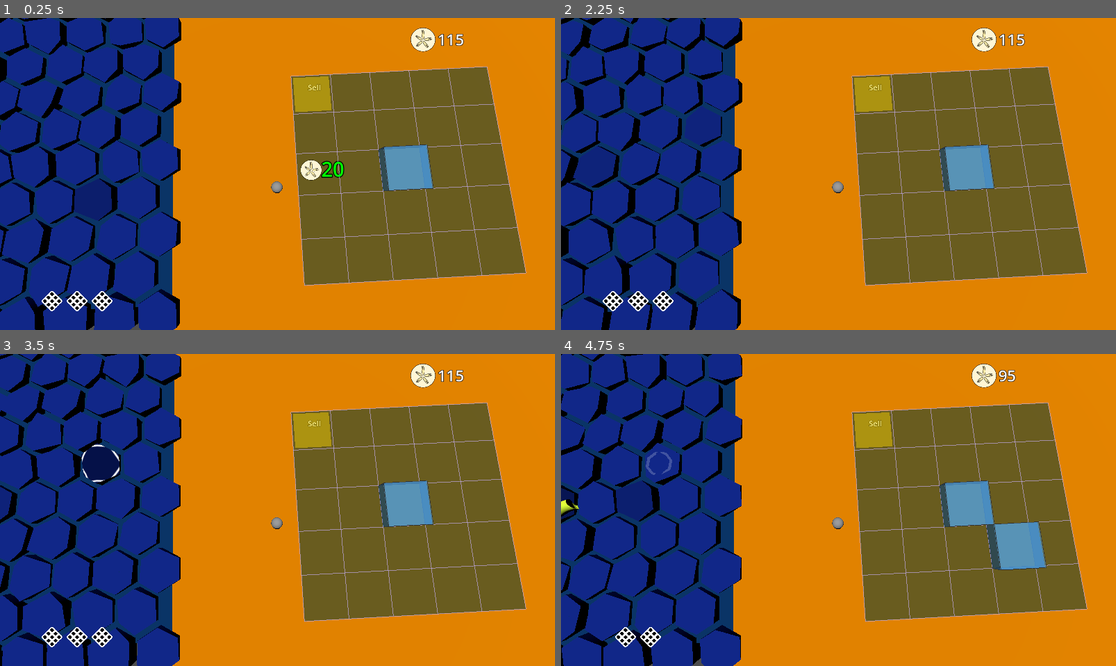
Above: before the commit, frames 1-4 (two rows, left to right).
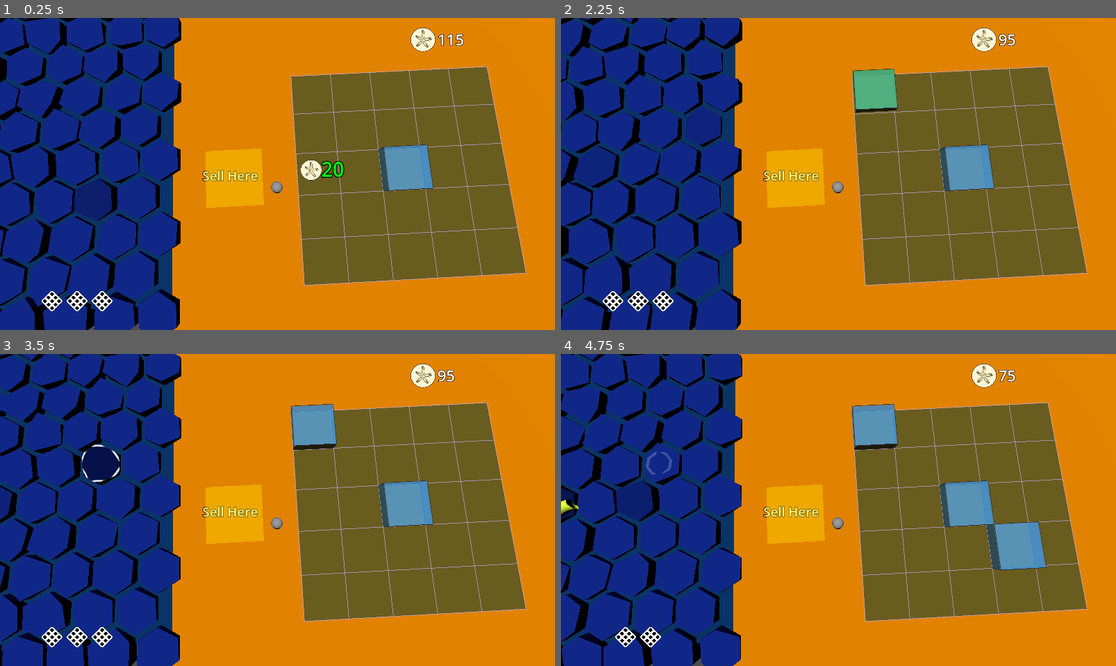
Above: after the commit, the same moments.

Repository: BinRoot/ludum-dare-58
Game: Godot game, scene res://Scenes/world.tscn
Two runs of this game, one before a commit and one after it. Both use one fixed random seed, a clock stepped at 60 frames per second and the inputs below.
Inputs (mouse positions are in pixels of both pictures, inside the frame that each line leads up to):
- Up to frame 1 (0.25 s): no input
- Up to frame 2 (2.25 s): move the mouse to (960, 158) at 0.52 s; click (960, 158) at 0.67 s; drag from (727, 189) to (810, 236) at 1.27 s; move the mouse to (894, 105) at 2.02 s; click (894, 105) at 2.17 s
- Up to frame 3 (3.5 s): drag from (249, 572) to (111, 463) at 2.77 s
- Up to frame 4 (4.75 s): move the mouse to (1005, 556) at 3.52 s; click (1005, 556) at 3.67 s; drag from (672, 463) to (755, 432) at 4.27 s

The runs differ from the first frame. In frame 1, 2.6% of the frame differs, in the area x 36-60%, y 18-61%; in frame 2, 3.0%; in frame 3, 3.1%, in the area x 36-84%, y 5-61%; in frame 4, 3.0%.

Commit message:
moved selling to outside the grid

Diff:
--- a/Scenes/fish_tank.gd
+++ b/Scenes/fish_tank.gd
@@ -387,9 +387,23 @@
 	if is_dragging:
 		is_dragging = false
 
+		print("=== END DRAG at position: ", global_position, " ===")
+
+		# Check if dropped over sell zone BEFORE snapping to grid
+		var over_sell_1 = _is_over_sell_tile()
+		var over_sell_2 = _is_mouse_over_sell_zone()
+		print("_is_over_sell_tile() = ", over_sell_1)
+		print("_is_mouse_over_sell_zone() = ", over_sell_2)
+
+		if over_sell_1 or over_sell_2:
+			print("SELLING TANK!")
+			_sell_this_tank()
+			return
+
 		# Store previous position in case we need to revert
 		var prev_row = row
 		var prev_col = col
+
 
 		# Snap to grid
 		_snap_to_grid()
@@ -404,12 +418,8 @@
 
 		_update_hover_effect()
 
-		# If dropped over sell tile, execute sale
-		if _is_over_sell_tile():
-			_sell_this_tank()
-		else:
-			# Update combine buttons after moving
-			_update_all_tanks_combine_buttons()
+		# Update combine buttons after moving
+		_update_all_tanks_combine_buttons()
 
 func _process(_delta):
 	if is_dragging:
@@ -442,7 +452,7 @@
 	material.albedo_color = Color(0.3, 1.0, 0.3, 0.4)
 
 	# If hovering over sell tile, show price preview
-	if _is_over_sell_tile():
+	if _is_over_sell_tile() or _is_mouse_over_sell_zone():
 		_show_sell_preview()
 	else:
 		_hide_sell_preview()
@@ -490,11 +500,106 @@
 	row = int((local_pos.z - (height * cell_size / 2.0)) / cell_size)
 
 func _is_over_sell_tile() -> bool:
-	# Determine if current bounds overlap the configured sell tile cell
-	var sell_row: int = Global.sell_tile_row
-	var sell_col: int = Global.sell_tile_col
-	var bounds: Dictionary = get_grid_bounds()
-	return sell_row >= bounds.row and sell_row < bounds.row + bounds.height and sell_col >= bounds.col and sell_col < bounds.col + bounds.width
+	# Check if tank overlaps with the sell zone (which is now outside the grid)
+	var grid_visualizer: Node = _get_grid_visualizer()
+	if not grid_visualizer:
+		print("[SellCheck] GridVisualizer not found!")
+		return false
+	if not grid_visualizer.has_method("get_sell_zone_bounds"):
+		print("[SellCheck] GridVisualizer doesn't have get_sell_zone_bounds method!")
+		return false
+
+	var sell_bounds: Dictionary = grid_visualizer.get_sell_zone_bounds()
+	if sell_bounds.is_empty():
+		print("[SellCheck] sell_bounds is empty!")
+		return false
+	if not sell_bounds.has("position") or not sell_bounds.has("size"):
+		print("[SellCheck] sell_bounds missing position or size!")
+		return false
+
+	var sell_pos := sell_bounds["position"] as Vector3
+	var sell_size := sell_bounds["size"] as Vector3
+
+	# Calculate tank bounds in world space
+	var tank_pos: Vector3 = global_position
+	var tank_half_width: float = (width * cell_size) / 2.0
+	var tank_half_height: float = (height * cell_size) / 2.0
+
+	# Axis-aligned rectangle overlap in X/Z (AABB vs AABB) with a margin
+	var margin: float = cell_size * 0.2
+
+	var tank_left: float = tank_pos.x - tank_half_width - margin
+	var tank_right: float = tank_pos.x + tank_half_width + margin
+	var tank_top: float = tank_pos.z - tank_half_height - margin
+	var tank_bottom: float = tank_pos.z + tank_half_height + margin
+
+	var zone_half_x: float = sell_size.x * 0.5
+	var zone_half_z: float = sell_size.z * 0.5
+	var zone_left: float = sell_pos.x - zone_half_x
+	var zone_right: float = sell_pos.x + zone_half_x
+	var zone_top: float = sell_pos.z - zone_half_z
+	var zone_bottom: float = sell_pos.z + zone_half_z
+
+	var separated: bool = tank_left > zone_right or tank_right < zone_left or tank_top > zone_bottom or tank_bottom < zone_top
+	var over: bool = not separated
+	print("[SellCheck] tank[", tank_left, ",", tank_right, "] x [", tank_top, ",", tank_bottom, "] vs zone[", zone_left, ",", zone_right, "] x [", zone_top, ",", zone_bottom, "] => ", over)
+	return over
+
+func _get_grid_visualizer() -> Node:
+	# Find the grid visualizer in the scene with robust fallbacks
+	var world: Node = get_parent()
+	if world:
+		var gv := world.get_node_or_null("GridVisualizer")
+		if gv:
+			return gv
+		# Deep search under world
+		var found := world.find_child("GridVisualizer", true, false)
+		if found:
+			return found
+	# Last resort: search from scene tree root
+	var root := get_tree().root
+	if root:
+		var found_root := root.find_child("GridVisualizer", true, false)
+		if found_root:
+			return found_root
+	return null
+
+# Additional sell zone check using the mouse pointer projected onto ground plane
+func _is_mouse_over_sell_zone() -> bool:
+	var grid_visualizer: Node = _get_grid_visualizer()
+	if not grid_visualizer or not grid_visualizer.has_method("get_sell_zone_bounds"):
+		return false
+
+	var sell_bounds: Dictionary = grid_visualizer.get_sell_zone_bounds()
+	if sell_bounds.is_empty():
+		return false
+	if not sell_bounds.has("position") or not sell_bounds.has("size"):
+		return false
+
+	var sell_pos := sell_bounds["position"] as Vector3
+	var sell_size := sell_bounds["size"] as Vector3
+
+	var camera := get_viewport().get_camera_3d()
+	if not camera:
+		return false
+
+	var mouse_pos: Vector2 = get_viewport().get_mouse_position()
+	var ray_origin: Vector3 = camera.project_ray_origin(mouse_pos)
+	var ray_dir: Vector3 = camera.project_ray_normal(mouse_pos)
+	# Intersect with a plane at the sell zone's Y level for better accuracy
+	var plane := Plane(Vector3.UP, -sell_pos.y)
+	var hit: Variant = plane.intersects_ray(ray_origin, ray_dir)
+	if not hit:
+		return false
+
+	var point: Vector3 = hit
+
+	var zone_half_x: float = sell_size.x * 0.5
+	var zone_half_z: float = sell_size.z * 0.5
+	var in_x: bool = point.x >= (sell_pos.x - zone_half_x) and point.x <= (sell_pos.x + zone_half_x)
+	var in_z: bool = point.z >= (sell_pos.z - zone_half_z) and point.z <= (sell_pos.z + zone_half_z)
+	return in_x and in_z
+
 
 func _show_sell_preview():
 	if sell_preview_label == null:
--- a/Scenes/grid_visualizer.gd
+++ b/Scenes/grid_visualizer.gd
@@ -18,7 +18,8 @@
 var cost_icon: Sprite3D = null
 var is_mouse_over_grid: bool = false
 
-# Sell tile visuals
+# Sell tile visuals (now outside the grid)
+var sell_zone: Area3D = null
 var sell_marker: MeshInstance3D = null
 var sell_label: Label3D = null
 
@@ -215,18 +216,36 @@
 	print("Cost label created at grid position: ", global_position)
 
 func _create_sell_marker():
-	# Visual indicator for the sell tile cell
-	var col: int = Global.sell_tile_col
-	var row: int = Global.sell_tile_row
-
-	# Safety: clamp within grid
-	col = clamp(col, 0, grid_size - 1)
-	row = clamp(row, 0, grid_size - 1)
-
-	# Create a flat plane marker
+	# Create sell zone OUTSIDE the grid (to the right side)
+	var total_size_x = grid_size * cell_size
+	var sell_zone_size = Vector3(cell_size * 1.5, 0.5, cell_size * 1.5)
+
+	# Position sell zone to the right of the grid with some spacing
+	var sell_zone_position = Vector3(
+		- cell_size * 1.5,  # Right of the grid
+		0.25,  # Slightly elevated
+		grid_size * cell_size / 2.0  # Centered vertically
+	)
+
+	# Create Area3D for the sell zone
+	sell_zone = Area3D.new()
+	sell_zone.collision_layer = 32  # Use layer 32 for sell zone
+	sell_zone.collision_mask = 0
+	sell_zone.position = sell_zone_position
+	add_child(sell_zone)
+
+	# Add collision shape to the sell zone
+	var collision = CollisionShape3D.new()
+	collision.name = "CollisionShape3D"  # Set the name so we can find it later
+	var shape = BoxShape3D.new()
+	shape.size = sell_zone_size
+	collision.shape = shape
+	sell_zone.add_child(collision)
+
+	# Create visual marker (larger since it's outside the grid)
 	sell_marker = MeshInstance3D.new()
 	var plane := PlaneMesh.new()
-	plane.size = Vector2(cell_size * 0.9, cell_size * 0.9)
+	plane.size = Vector2(sell_zone_size.x * 0.9, sell_zone_size.z * 0.9)
 	sell_marker.mesh = plane
 
 	var mat := StandardMaterial3D.new()
@@ -236,27 +255,46 @@
 	mat.cull_mode = BaseMaterial3D.CULL_DISABLED
 	sell_marker.set_surface_override_material(0, mat)
 
-	# Position at the center of the sell tile cell (local space; grid is at boundary origin)
-	sell_marker.position = Vector3(
-		col * cell_size + cell_size / 2.0,
-		0.02,
-		row * cell_size + cell_size / 2.0
-	)
-	add_child(sell_marker)
+	sell_marker.position = Vector3(0, -0.23, 0)  # Relative to sell_zone
+	sell_zone.add_child(sell_marker)
 
 	# Floating label above the marker
 	sell_label = Label3D.new()
-	sell_label.text = "Sell"
-	sell_label.font_size = 24
+	sell_label.text = "Sell Here"
+	sell_label.font_size = 32
 	sell_label.modulate = Color(1.0, 0.95, 0.5)
 	sell_label.outline_modulate = Color.BLACK
-	sell_label.outline_size = 4
+	sell_label.outline_size = 6
 	sell_label.billboard = BaseMaterial3D.BILLBOARD_ENABLED
-	sell_label.pixel_size = 0.03
+	sell_label.pixel_size = 0.035
 	sell_label.no_depth_test = true
 	sell_label.render_priority = 10
-	sell_label.position = sell_marker.position + Vector3(0, 1.2, 0)
-	add_child(sell_label)
+	sell_label.position = Vector3(0, 1.5, 0)  # Relative to sell_zone
+	sell_zone.add_child(sell_label)
+
+# Helper function to get the sell zone's global bounds
+func get_sell_zone_bounds() -> Dictionary:
+	if not sell_zone:
+		print("[GridViz] get_sell_zone_bounds: sell_zone is null!")
+		return {}
+
+	var zone_pos = sell_zone.global_position
+	var zone_collision = sell_zone.get_node("CollisionShape3D") as CollisionShape3D
+	if not zone_collision:
+		print("[GridViz] get_sell_zone_bounds: collision shape not found!")
+		return {}
+
+	var shape = zone_collision.shape as BoxShape3D
+	if not shape:
+		print("[GridViz] get_sell_zone_bounds: shape is not BoxShape3D!")
+		return {}
+
+	var result = {
+		"position": zone_pos,
+		"size": shape.size
+	}
+	print("[GridViz] get_sell_zone_bounds: returning pos=", zone_pos, " size=", shape.size)
+	return result
 
 func _on_mouse_entered():
 	is_mouse_over_grid = true
@@ -314,10 +352,7 @@
 func _try_buy_tank(row: int, col: int):
 	print("=== _try_buy_tank called for row:", row, " col:", col, " ===")
 
-	# Don't allow buying on the sell tile
-	if row == Global.sell_tile_row and col == Global.sell_tile_col:
-		print("Cannot buy tank on sell tile!")
-		return
+	# No need to check for sell tile anymore since it's outside the grid
 
 	# Check if cell is already occupied
 	var is_occupied = _is_cell_occupied(row, col)
@@ -435,11 +470,8 @@
 				cost_icon.global_position = global_position + cell_center + icon_offset
 				cost_label.global_position = global_position + cell_center + label_offset
 
-				# Don't show cost label on sell tile or occupied cells
-				if row == Global.sell_tile_row and col == Global.sell_tile_col:
-					cost_label.visible = false
-					cost_icon.visible = false
-				elif not _is_cell_occupied(row, col):
+				# Don't show cost label on occupied cells (no sell tile check needed)
+				if not _is_cell_occupied(row, col):
 					cost_label.text = str(tank_cost)
 					if Global.get_clams() >= tank_cost:
 						cost_label.modulate = Color.GREEN
